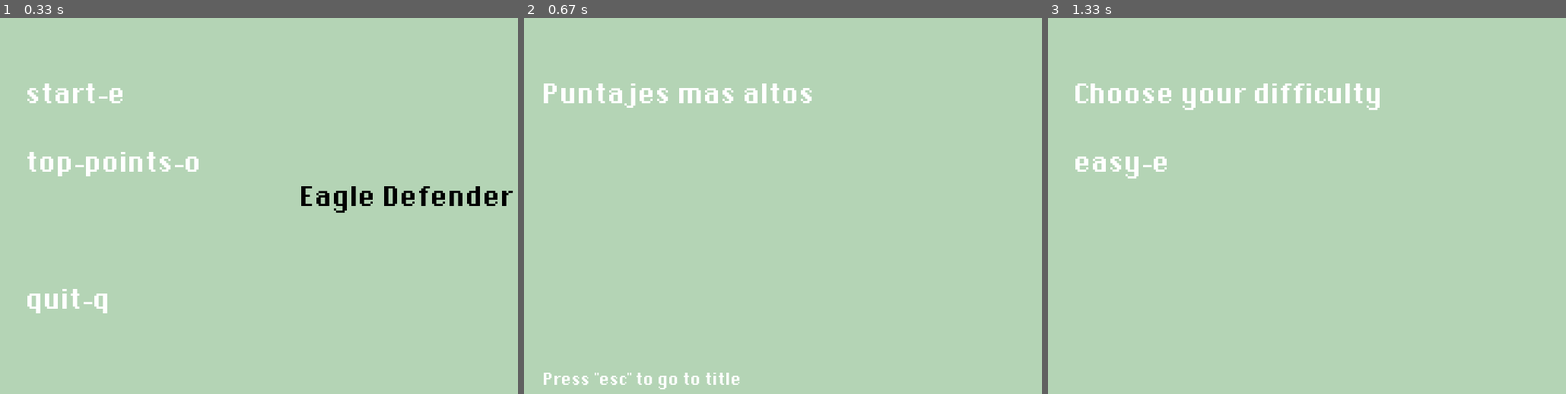
Above: before the commit, frames 1-3 (left to right).
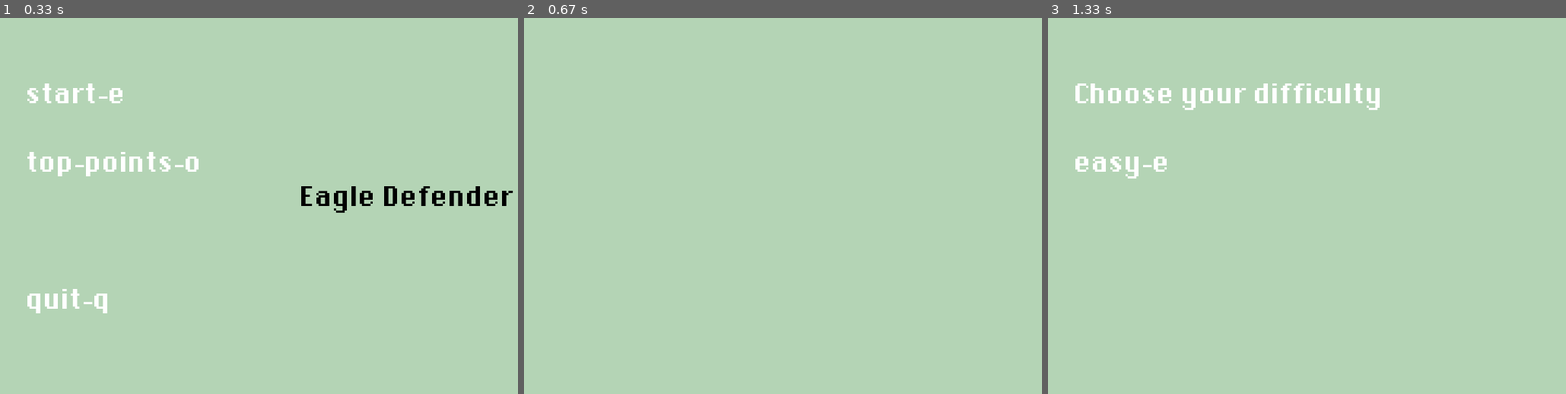
Above: after the commit, the same moments.

Repository: Tuti004/Eagle_defender
Game: pygame game, started from main.py
The game is run twice, just before and just after one commit, with the same random seed, the same clock (stepped at 60 frames per second) and the same inputs.
Inputs:
- Up to frame 1 (0.33 s): no input
- Up to frame 2 (0.67 s): tap O at 0.33 s
- Up to frame 3 (1.33 s): hold Esc 0.67-1.13 s; tap E at 1.17 s

Frame 1 is identical in both runs. In frame 2, 1.5% of the frame differs, in the area x 3-56%, y 17-99%; in frame 3, nothing differs.

Commit message:
actualizar archivos

Diff:
--- a/EagleDefender.py
+++ /dev/null
@@ -1,206 +0,0 @@
-from tkinter import *
-from tkinterdnd2 import TkinterDnD, DND_FILES
-import pygame
-import os
-import sqlite3
-
-class MainScreen:
-    def __init__(self, master):
-        self.canvas = Canvas(master, width=800, height=600, highlightthickness=0, relief='ridge')
-        self.canvas.place(x=0, y=0)
-
-        self.label_username = Label(self.canvas, text="Nombre de usuario")
-        self.label_username.place(x=300, y=200, width=200, height=50)
-        self.entry_username = Entry(self.canvas)
-        self.entry_username.place(x=300, y=250, width=200, height=50)
-
-        self.label_password = Label(self.canvas, text="Contraseña")
-        self.label_password.place(x=300, y=300, width=200, height=50)
-        self.entry_password = Entry(self.canvas)
-        self.entry_password.place(x=300, y=350, width=200, height=50)
-
-        self.button_login = Button(self.canvas, text="Iniciar sesión", command=self.login)
-        self.button_login.place(x=300, y=400, width=200, height=50)
-
-        self.button_register = Button(self.canvas, text="Registrarse", command=self.register)
-        self.button_register.place(x=300, y=450, width=200, height=50)
-
-        self.button_play = Button(self.canvas, text="Jugar", command=self.play)
-        self.button_play.place(x=300, y=500, width=200, height=50)
-
-    def play(self):
-        self.canvas.destroy()
-        window.destroy()
-        start_game()
-
-    def login(self):
-        connection = sqlite3.connect("users.db")
-        cursor = connection.cursor()
-
-        cursor.execute('''
-        SELECT * FROM users WHERE nickname=? AND correo=?
-        ''', (self.entry_username.get(), self.entry_password.get()))
-
-        user = cursor.fetchone()
-        connection.close()
-
-        if user:
-            print("Inicio de sesión exitoso")
-            self.play()  # puedes redirigir al juego después de iniciar sesión con éxito
-        else:
-            print("Error en las credenciales")
-
-
-    def register(self):
-        self.canvas.destroy()
-        RegisterScreen(window)
-
-class RegisterScreen:
-    def __init__(self, master):
-        self.canvas = Canvas(master, width=800, height=600, highlightthickness=0, relief='ridge')
-        self.canvas.place(x=0, y=0)
-
-        # Label de Registro
-        self.label_register = Label(self.canvas, text="Registro")
-        self.label_register.place(x=300, y=0, width=200, height=30)
-
-        # Nombre
-        self.label_nombre = Label(self.canvas, text="Nombre: ")
-        self.label_nombre.place(x=170, y=50, width=200, height=30)
-        self.entry_nombre = Entry(self.canvas)
-        self.entry_nombre.place(x=300, y=50, width=200, height=30)
-
-        # Nickname
-        self.label_nickname = Label(self.canvas, text="Nickname: ")
-        self.label_nickname.place(x=160, y=90, width=200, height=30)
-        self.entry_nickname = Entry(self.canvas)
-        self.entry_nickname.place(x=300, y=90, width=200, height=30)
-
-        # Contraseña
-        self.label_password = Label(self.canvas, text="Contraseña: ")
-        self.label_password.place(x=150, y=150, width=200, height=30)
-        self.entry_password = Entry(self.canvas)
-        self.entry_password.place(x=300, y=150, width=200, height=30)
-
-        # Correo
-        self.label_correo = Label(self.canvas, text="Correo: ")
-        self.label_correo.place(x=170, y=210, width=200, height=30)
-        self.entry_correo = Entry(self.canvas)
-        self.entry_correo.place(x=300, y=210, width=200, height=30)
-
-        # Edad
-        self.label_edad = Label(self.canvas, text="Edad: ")
-        self.label_edad.place(x=170, y=270, width=200, height=30)
-        self.entry_edad = Entry(self.canvas)
-        self.entry_edad.place(x=300, y=270, width=200, height=30)
-
-        # Red Social
-        self.label_red_social = Label(self.canvas, text="Red Social: ")
-        self.label_red_social.place(x=140, y=330, width=200, height=30)
-        self.entry_red_social = Entry(self.canvas)
-        self.entry_red_social.place(x=300, y=330, width=200, height=30)
-
-        # Foto
-        self.label_foto = Label(self.canvas, text="Foto (ruta): ")
-        self.label_foto.place(x=140, y=390, width=200, height=30)
-        # Arrastar y subir foto
-        self.entry_foto = Entry(self.canvas)
-        self.entry_foto.place(x=300, y=390, width=200, height=30)
-
-        # Canción Favorita
-        self.label_cancion = Label(self.canvas, text="Canción Favorita: ")
-        self.label_cancion.place(x=140, y=450, width=200, height=30)
-        self.entry_cancion = Entry(self.canvas)
-        self.entry_cancion.place(x=300, y=450, width=200, height=30)
-
-        # Botón Registrarse
-        self.button_register = Button(self.canvas, text="Registrarse", command=self.register)
-        self.button_register.place(x=150, y=500, width=200, height=50)
-
-        # Botón Volver
-        self.button_back = Button(self.canvas, text="Volver", command=self.back)
-        self.button_back.place(x=450, y=500, width=200, height=50)
-
-    def register(self):
-        connection = sqlite3.connect("users.db")
-        cursor = connection.cursor()
-
-        try:
-            cursor.execute('''
-            INSERT INTO users (nombre, nickname, correo, edad, red_social, foto, cancion_favorita)
-            VALUES (?, ?, ?, ?, ?, ?, ?)
-            ''', (
-                self.entry_nombre.get(),
-                self.entry_nickname.get(),
-                self.entry_correo.get(),
-                int(self.entry_edad.get()),  # convertir a entero
-                self.entry_red_social.get(),
-                self.entry_foto.get(),
-                self.entry_cancion.get()
-            ))
-            connection.commit()
-            print("Usuario registrado con éxito")
-        except sqlite3.IntegrityError:
-            print("El nickname ya está en uso")
-
-        connection.close()
-
-
-    def back(self):
-        self.canvas.destroy()
-        MainScreen(window)
-
-
-def start_game():
-    pygame.init()
-    game_Screen = pygame.display.set_mode((800, 600))
-    pygame.display.set_caption("Eagle Defender")
-
-    running = True
-    while running:
-        for event in pygame.event.get():
-            if event.type == pygame.QUIT:
-                running = False
-            elif event.type==pygame.KEYDOWN:
-                if event.key==pygame.K_ESCAPE:
-                    running=False
-                    global window
-                    pygame.quit()
-                    window = Tk()
-                    MainScreen(window)
-                    window.title("Eagle Defender")
-                    window.minsize(800, 600)
-                    window.mainloop()
-
-        game_Screen.fill((0, 0, 0))
-        pygame.display.flip()
-
-def setup_database():
-    # Conectar a la base de datos
-    connection = sqlite3.connect("users.db")
-    cursor = connection.cursor()
-
-    # Crear tabla si no existe
-    cursor.execute('''
-    CREATE TABLE IF NOT EXISTS users (
-        id INTEGER PRIMARY KEY,
-        nombre TEXT NOT NULL,
-        nickname TEXT NOT NULL UNIQUE,
-        correo TEXT NOT NULL,
-        edad INTEGER,
-        red_social TEXT,
-        foto TEXT,
-        cancion_favorita TEXT
-    )
-    ''')
-
-    connection.commit()
-    connection.close()
-
-setup_database()
-
-window = Tk()
-main_Screen = MainScreen(window)
-window.title("Eagle Defender")
-window.minsize(800, 600)
-window.mainloop()
--- a/EagleDefenserV2.py
+++ b/EagleDefenserV2.py
@@ -1,6 +1,99 @@
 import customtkinter
 import pygame
 import sqlite3
+
+#colors
+BLACK = (0,0,0)
+WHITE = (255,255,255)
+RED = (255,0,0)
+YELLOW = (250,250,51)
+GREEN = (180, 212, 181)
+
+
+#player class
+class Player(pygame.sprite.Sprite):
+    def __init__(self): #empieza clase Player
+        super().__init__() #parent class
+        self.sprite_path = pygame.image.load('assets/cohete_jugador.png')
+        self.rect = self.sprite_path.get_rect()
+        self.image = self.sprite_path
+        self.rect = self.image.get_rect()
+        self.x = 40
+        self.y = 600/2
+        self.x_change = 0
+        self.y_change = 0
+        self.hearts = 6
+        self.speed = 5
+
+    def player_imput(self): #esta funcion permite el moviento con wasd del jugador
+        keys = pygame.key.get_pressed()
+        if keys[pygame.K_w]:
+            self.y_change = -self.speed
+        if keys[pygame.K_w] == False:
+            self.y_change = 0
+
+        if keys[pygame.K_a]:
+            self.x_change = -self.speed
+        if keys[pygame.K_a] == False:
+            self.x_change = 0
+
+        if keys[pygame.K_s]:
+            self.y_change = +self.speed
+
+        if keys[pygame.K_d]:
+            self.x_change = +self.speed
+        if keys[pygame.K_SPACE]:
+            bullet_cd(self)
+
+    def apply_border(self): #esta funcion causa que el jugador no se pueda salir de los bordes
+        if self.x <= 30:
+            self.x = 30
+        if self.x >= 800:
+            self.x = 800
+        if self.y <= 100:
+            self.y = 100
+        if self.y >= 500:
+            self.y = 500
+
+    def update(self):  #update cada frame a cada uno de los atributos del jugador
+        self.player_imput()
+        self.apply_border()
+        self.x += self.x_change
+        self.y += self.y_change
+        self.rect.midbottom = (self.x, self.y)
+        #if pygame.sprite.spritecollide(self, aliens, False):
+#            self.hearts = self.hearts-1
+
+player = pygame.sprite.Group() #spritegroup player
+player.add(Player()) #agrega a player al sprite group
+
+bullets = pygame.sprite.Group()
+last_shot_time = 0
+class PlayerBullet(pygame.sprite.Sprite):
+    def __init__(self, x, y): #el x y y aqui permite que cuando se agrege a bullets a su grupo de balas se ponga en las x y y del player
+        super().__init__()
+        self.sprite_path = pygame.image.load('assets/bala_jugador.png')
+        self.rect = self.sprite_path.get_rect()
+        self.image = self.sprite_path
+        self.rect = self.image.get_rect()
+        self.rect.midbottom = (x, y)
+        self.speed = 10
+
+    def update(self):
+        self.rect.move_ip(self.speed, 0)
+        global last_shot_time
+        current_time = pygame.time.get_ticks()
+        if current_time - last_shot_time > 400:
+            self.kill()
+
+def bullet_cd(player): #cooldown de balas de jugador
+    global last_shot_time
+    current_time = pygame.time.get_ticks()
+    if current_time - last_shot_time < 600: #cooldown
+        return
+    new_bullet = PlayerBullet(player.rect.centerx, player.rect.centery+15) #cada vez que termina el cooldown agrega la clase bala a su grupo. o sea dispara
+    bullets.add(new_bullet)
+    last_shot_time = current_time #le hace update al ultimo shot reseteando el cooldown
 
 class main_Screen(customtkinter.CTk):
     def __init__(self):
@@ -212,8 +305,14 @@
                     app.minsize(800, 600)
                     app.mainloop()
 
-        game_Screen.fill((0, 0, 0))
         pygame.display.flip()
+        game_Screen.fill((GREEN))
+        player.update()
+        player.draw(game_Screen)
+        bullets.update()
+        bullets.draw(game_Screen)
+
+
 
 def setup_database():
     # Conectar a la base de datos
--- a/main.py
+++ b/main.py
@@ -34,7 +34,7 @@
 fontprincipal = pygame.font.Font('assets/DePixelHalbfett.otf', 25) #import de font principal
 fontsmaller = pygame.font.Font('assets/DePixelHalbfett.otf', 15)
 
-#todos los textos del espanol e ingles
+#todos los textos del espanol
 #title name
 Eagle_Defender = fontprincipal.render('Eagle Defender', True, BLACK)
 #UI elements
@@ -95,7 +95,6 @@
             self.x_change = +self.speed
         if keys[pygame.K_SPACE]:
             bullet_cd(self)
-            bullet_limit
 
     def apply_border(self): #esta funcion causa que el jugador no se pueda salir de los bordes
         if self.x <= 30:
@@ -146,10 +145,6 @@
     new_bullet = PlayerBullet(player.rect.centerx, player.rect.centery+15) #cada vez que termina el cooldown agrega la clase bala a su grupo. o sea dispara
     bullets.add(new_bullet)
     last_shot_time = current_time #le hace update al ultimo shot reseteando el cooldown
-
-def bullet_limit():
-    bullet_amount = 5
-#meter bullet limit maximo 5
 
 
 #define los "game states"
@@ -276,10 +271,6 @@
             if event.key == pygame.K_f:
                 score_list.append(score)
 
-    elif state == "points":
-        screen.blit(asdpoints, (30, 90))
-        screen.blit(esc_text, (30, 470))
-
 
 
 
Binary file added: users.db
